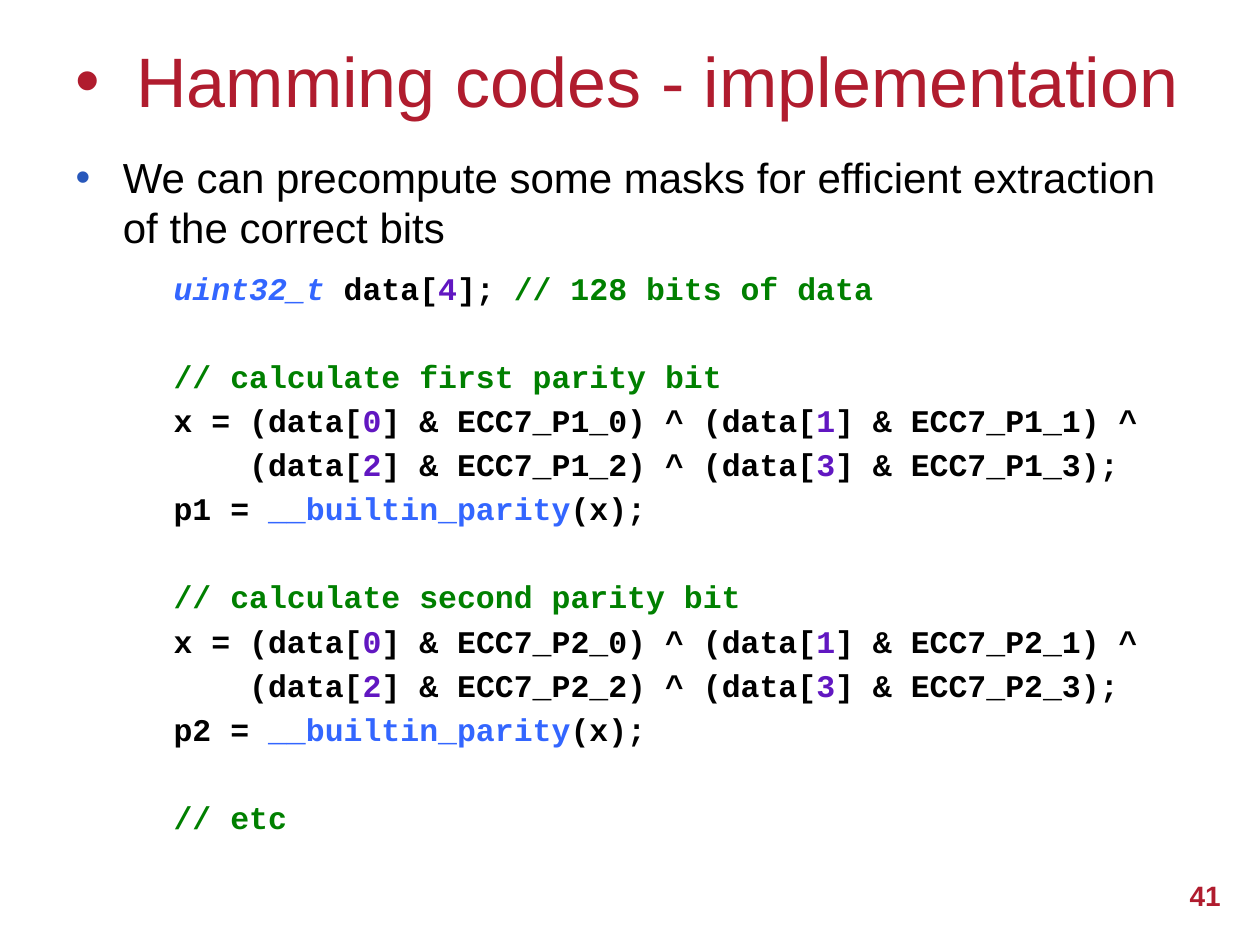
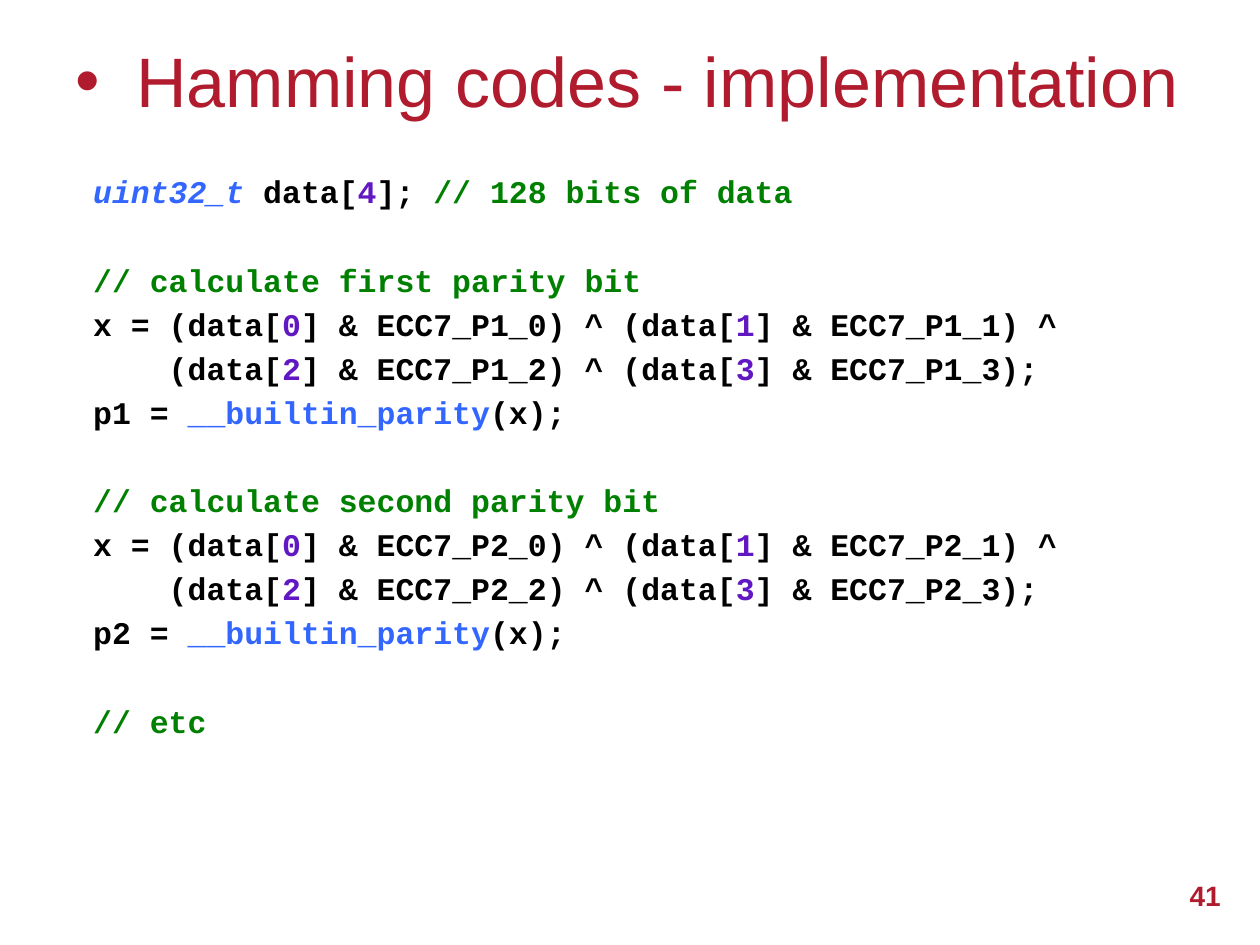
Before and after one commit to UoB-HPC/abft-training, a slide deck: slide 41 of sparse-abft.pptx. Drawn at 1260x945 pixels with LibreOffice and Linux fonts; fonts in the diff are those of the drawing; background and template pictures are left out. Boxes give left, top, right and bottom in pixels: in the first picture for what was removed or moved away, otherwise in the second. Text is boxed around its words. In the diff, an @@ line names an element or a change of style, - is before the commit and + after.

```diff
--- a/sparse-abft.pptx
+++ b/sparse-abft.pptx
@@ text "uint32_t data[4]; // 128 bits ...": place and size @@
-text "uint32_t data[4]; // 128 bits ..." at <box>174,277,1119,830</box>
+text "uint32_t data[4]; // 128 bits ..." at <box>93,181,1038,734</box>
@@ text removed at <box>123,162,1155,244</box> @@
-• We can precompute some masks for efficient extraction of the correct bits
```
Also in this commit, not shown: 3 other slides changed, 2 slides added.
